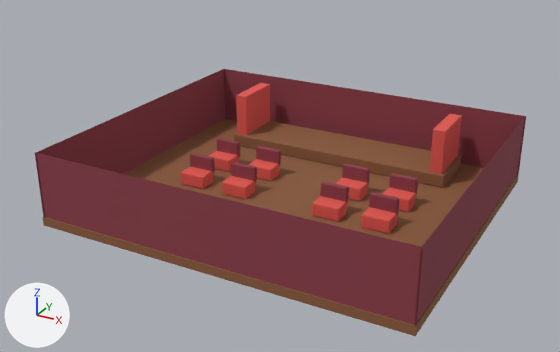
What one commit did to the glTF model public/models/room_opera.glb.
Camera for both pictures: a 50 mm camera at (13.03, -24.93, 13.12) aimed at (-0.23, -0.81, 1.06). The axes (+X, +Y, +Z) are drawn at lower left. The lights are the same throughout. The picture after the commit comes second. Vertices at exactly the same position are counted once.

In view in the first picture: 'RoomO'.
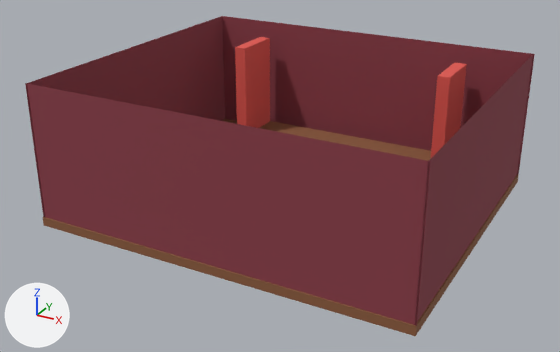
What changed in the scene script:
```text
Change me_roomo:
    used by ob_roomo; location = (0.0, 0.0, 0.0)
    remove me_roomo.from_pydata(...)  # 1038 vertices, 1962 faces; spans x -7.35..7.35, y -6.35..6.35, z -0.35..2.6
    add me_roomo.from_pydata(...)  # 1038 vertices, 1962 faces; spans x -7.35..7.35, y -6.35..6.35, z -0.35..5.2
    me_roomo part 1: all 16 vertices in x -7.35..7.35, y -6.35..6.35, z 2.4..2.6 are scaled about their middle by (1, 1, 3), then moved by (0.0, 0.0, 2.4)
```

Changed parts and their boxes [x1, y1, x2, y2] in the pictures (560 x 352 px; the box of a moved part takes in the faces that stretch with it):
'RoomO', reshaped (20% taller)
    before: [35, 69, 526, 336]
    after: [25, 16, 535, 336]
part 1 of me_roomo, moved or reshaped
    before: [35, 69, 526, 250]
    after: [25, 16, 535, 250]
